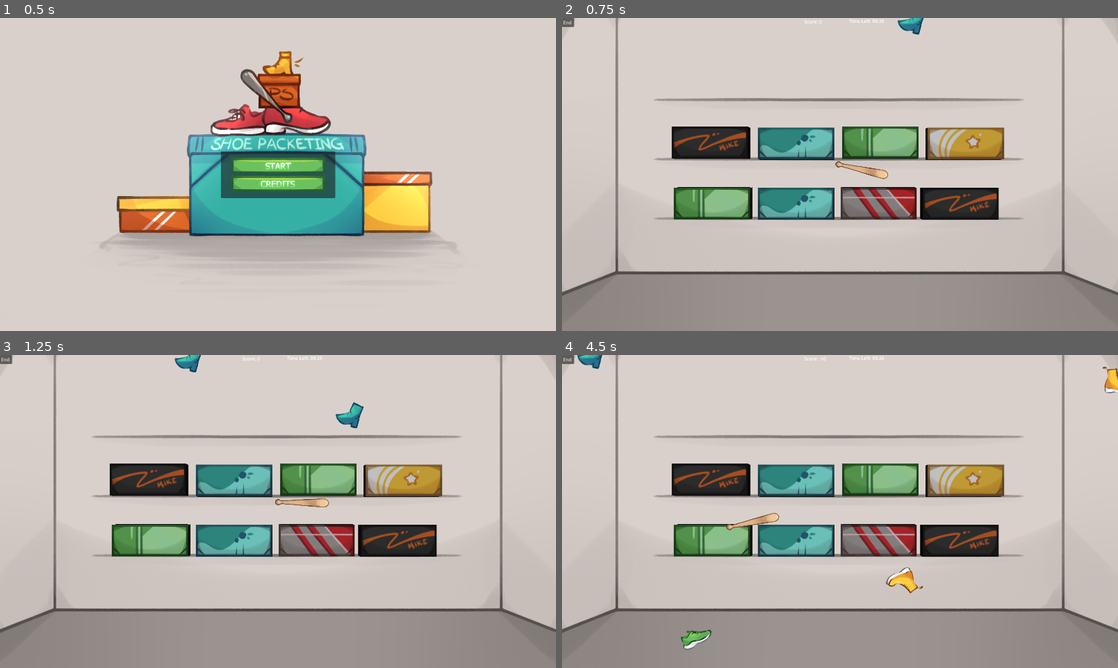
Above: before the commit, frames 1-4 (two rows, left to right).
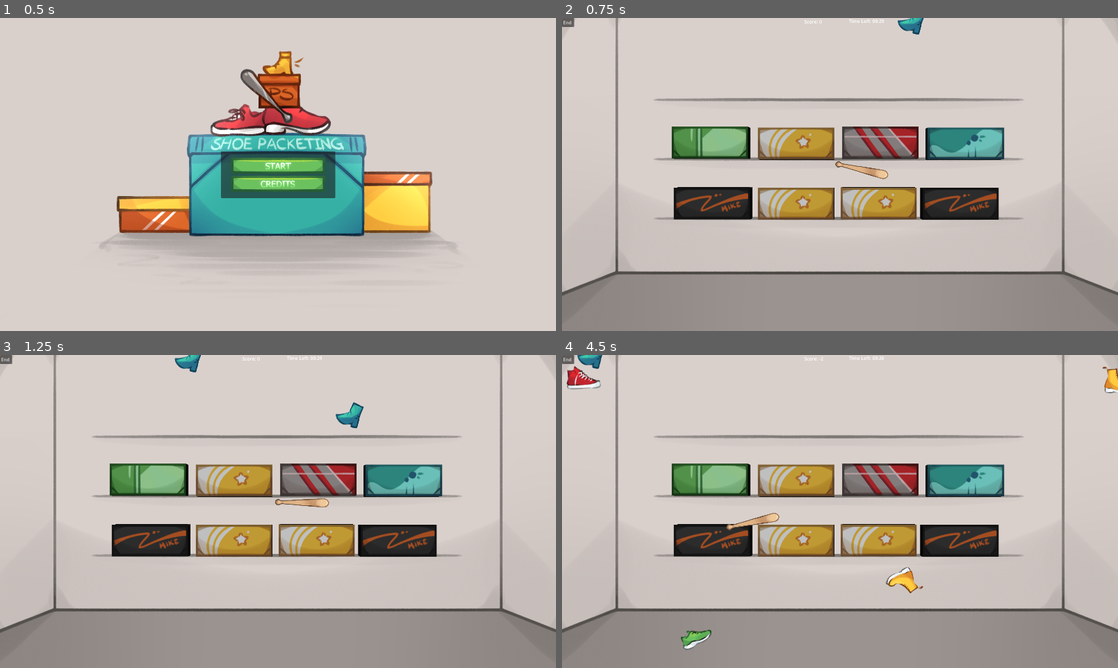
Above: after the commit, the same moments.

Repository: lophtix/winter-game-jam-2024
Game: Godot game, scene res://Scenes/Engine.tscn
Two runs of this game, one before a commit and one after it. Both use one fixed random seed, a clock stepped at 60 frames per second and the inputs below.
Inputs (mouse positions are in pixels of both pictures, inside the frame that each line leads up to):
- Up to frame 1 (0.5 s): no input
- Up to frame 2 (0.75 s): click (840, 165) at 0.5 s
- Up to frame 3 (1.25 s): no input
- Up to frame 4 (4.5 s): click "End" at 1.25 s; click "End" at 2 s; click "End" at 2.75 s; tap Enter at 3.5 s; move the mouse to (962, 495) at 3.52 s; hold Space (Whack) 3.53-4.28 s; click (962, 495) at 3.67 s; move the mouse to (728, 527) at 4.27 s; tap Space (Whack) at 4.35 s; click (728, 527) at 4.42 s

Frame 1 is identical in both runs. In frame 2, 9.8% of the frame differs, in the area x 19-80%, y 34-65%; in frame 3, 9.8%; in frame 4, 10%, in the area x 0-80%, y 0-65%.
Error before the commit: Invalid call to function 'set_type' in base 'Node3D (GameBox)'. Expected 2 arguments. (res://Scripts/Game3D.gd:14)

Commit message:
Score screen fixed (but no buttons)

Diff:
--- a/godot/Scenes/ConveyerBelt.tscn
+++ b/godot/Scenes/ConveyerBelt.tscn
@@ -14,7 +14,7 @@
 
 [sub_resource type="PlaneMesh" id="PlaneMesh_6onos"]
 material = SubResource("StandardMaterial3D_uhken")
-size = Vector2(10, 1)
+size = Vector2(10, 0.8)
 
 [sub_resource type="BoxShape3D" id="BoxShape3D_u745t"]
 size = Vector3(20.1783, 6.10014, 2.04224)
@@ -47,12 +47,13 @@
 skeleton = NodePath("../Floor")
 
 [node name="Conveyor Belt" type="MeshInstance3D" parent="Background"]
-transform = Transform3D(1, 0, 0, 0, 1, 0, 0, 0, 1, 0, 0.446203, 1.21206)
+transform = Transform3D(1, 0, 0, 0, 1, 0, 0, 0, 1, 0, 0.39, 0.887)
 mesh = SubResource("PlaneMesh_6onos")
 skeleton = NodePath("../..")
 
 [node name="SpotLight3D" type="SpotLight3D" parent="."]
 transform = Transform3D(1, 0, 0, 0, 0.381522, 0.92436, 0, -0.92436, 0.381522, 0, 3.69838, 1.84772)
+light_energy = 3.151
 
 [node name="Collider Bottom" type="CollisionShape3D" parent="."]
 transform = Transform3D(1, 0, 0, 0, 1, 0, 0, 0, 1, 0.194927, -2.59535, 1.67191)
--- a/godot/Scenes/Game.tscn
+++ b/godot/Scenes/Game.tscn
@@ -37,7 +37,6 @@
 render_target_update_mode = 4
 
 [node name="Game3D" parent="SubViewportContainer/SubViewport" instance=ExtResource("1_nnerr")]
-offset_spawn = null
 
 [node name="2D World" type="Node2D" parent="." node_paths=PackedStringArray("container")]
 script = ExtResource("1_jw4l1")
--- a/godot/Scenes/ScoreScreen.tscn
+++ b/godot/Scenes/ScoreScreen.tscn
@@ -106,30 +106,30 @@
 text = "- 20"
 horizontal_alignment = 1
 
-[node name="Perfect" type="MarginContainer" parent="Ui/Panel/MarginContainer/HBoxContainer"]
+[node name="Packed" type="MarginContainer" parent="Ui/Panel/MarginContainer/HBoxContainer"]
 layout_mode = 2
 theme_override_constants/margin_left = 20
 theme_override_constants/margin_right = 20
 
-[node name="VBoxContainer" type="VBoxContainer" parent="Ui/Panel/MarginContainer/HBoxContainer/Perfect"]
+[node name="VBoxContainer" type="VBoxContainer" parent="Ui/Panel/MarginContainer/HBoxContainer/Packed"]
 layout_mode = 2
 alignment = 1
 
-[node name="What" type="Label" parent="Ui/Panel/MarginContainer/HBoxContainer/Perfect/VBoxContainer"]
+[node name="What" type="Label" parent="Ui/Panel/MarginContainer/HBoxContainer/Packed/VBoxContainer"]
 layout_mode = 2
-text = "Packed shoes"
+text = "Packed package"
 horizontal_alignment = 1
 vertical_alignment = 1
 
-[node name="Amount" type="Label" parent="Ui/Panel/MarginContainer/HBoxContainer/Perfect/VBoxContainer"]
+[node name="Amount" type="Label" parent="Ui/Panel/MarginContainer/HBoxContainer/Packed/VBoxContainer"]
 layout_mode = 2
-text = "2 x 20
+text = "2 x 100
 "
 horizontal_alignment = 1
 
-[node name="Points" type="Label" parent="Ui/Panel/MarginContainer/HBoxContainer/Perfect/VBoxContainer"]
+[node name="Points" type="Label" parent="Ui/Panel/MarginContainer/HBoxContainer/Packed/VBoxContainer"]
 layout_mode = 2
-text = "20 points"
+text = "200 points"
 horizontal_alignment = 1
 
 [node name="Pair" type="MarginContainer" parent="Ui/Panel/MarginContainer/HBoxContainer"]
@@ -158,28 +158,28 @@
 text = "200 points"
 horizontal_alignment = 1
 
-[node name="Single" type="MarginContainer" parent="Ui/Panel/MarginContainer/HBoxContainer"]
+[node name="Perfect" type="MarginContainer" parent="Ui/Panel/MarginContainer/HBoxContainer"]
 layout_mode = 2
 theme_override_constants/margin_left = 20
 theme_override_constants/margin_right = 20
 
-[node name="VBoxContainer" type="VBoxContainer" parent="Ui/Panel/MarginContainer/HBoxContainer/Single"]
+[node name="VBoxContainer" type="VBoxContainer" parent="Ui/Panel/MarginContainer/HBoxContainer/Perfect"]
 layout_mode = 2
 alignment = 1
 
-[node name="What" type="Label" parent="Ui/Panel/MarginContainer/HBoxContainer/Single/VBoxContainer"]
+[node name="What" type="Label" parent="Ui/Panel/MarginContainer/HBoxContainer/Perfect/VBoxContainer"]
 layout_mode = 2
-text = "Perfect package"
+text = "Perfect shoes"
 horizontal_alignment = 1
 vertical_alignment = 1
 
-[node name="Amount" type="Label" parent="Ui/Panel/MarginContainer/HBoxContainer/Single/VBoxContainer"]
+[node name="Amount" type="Label" parent="Ui/Panel/MarginContainer/HBoxContainer/Perfect/VBoxContainer"]
 layout_mode = 2
-text = "2 x 100
+text = "2 x 20
 "
 horizontal_alignment = 1
 
-[node name="Points" type="Label" parent="Ui/Panel/MarginContainer/HBoxContainer/Single/VBoxContainer"]
+[node name="Points" type="Label" parent="Ui/Panel/MarginContainer/HBoxContainer/Perfect/VBoxContainer"]
 layout_mode = 2
-text = "200 points"
+text = "20 points"
 horizontal_alignment = 1
--- a/godot/Scripts/ActualGame.gd
+++ b/godot/Scripts/ActualGame.gd
@@ -6,7 +6,7 @@
 
 var total_score: int = 0
 
-const dropped_shoes_points : int = -5
+const dropped_shoes_points : int = -1
 var dropped_shoes : int = 0
 
 const packed_shoes_points : int = 20
--- a/godot/Scripts/Engine.gd
+++ b/godot/Scripts/Engine.gd
@@ -33,6 +33,7 @@
 
 	score_screen = scorePacked.instantiate()
 
+	print("Hit")
 	score_screen.update_with_points(game)
 
 	game.queue_free()
--- a/godot/Scripts/Game3D.gd
+++ b/godot/Scripts/Game3D.gd
@@ -11,14 +11,14 @@
 
 func _ready():
 	var shoe_type_values = Shoe.ShoeType.values()
-	$Boxes/Box.set_type(shoe_type_values[randi() % shoe_type_values.size()])
-	$Boxes/Box2.set_type(shoe_type_values[randi() % shoe_type_values.size()])
-	$Boxes/Box3.set_type(shoe_type_values[randi() % shoe_type_values.size()])
-	$Boxes/Box4.set_type(shoe_type_values[randi() % shoe_type_values.size()])
-	$Boxes/Box5.set_type(shoe_type_values[randi() % shoe_type_values.size()])
-	$Boxes/Box6.set_type(shoe_type_values[randi() % shoe_type_values.size()])
-	$Boxes/Box7.set_type(shoe_type_values[randi() % shoe_type_values.size()])
-	$Boxes/Box8.set_type(shoe_type_values[randi() % shoe_type_values.size()])
+	$Boxes/Box.set_type(shoe_type_values[randi() % shoe_type_values.size()], true)
+	$Boxes/Box2.set_type(shoe_type_values[randi() % shoe_type_values.size()], true)
+	$Boxes/Box3.set_type(shoe_type_values[randi() % shoe_type_values.size()], true)
+	$Boxes/Box4.set_type(shoe_type_values[randi() % shoe_type_values.size()], true)
+	$Boxes/Box5.set_type(shoe_type_values[randi() % shoe_type_values.size()], true)
+	$Boxes/Box6.set_type(shoe_type_values[randi() % shoe_type_values.size()], true)
+	$Boxes/Box7.set_type(shoe_type_values[randi() % shoe_type_values.size()], true)
+	$Boxes/Box8.set_type(shoe_type_values[randi() % shoe_type_values.size()], true)
 
 func add_flying_shoe(flying_shoe : FlyingShoe, from : Vector2, to : Vector2, speed):
 	var from_3d = camera.project_position(from, camera.near + offset_spawn)
--- a/godot/Scripts/ScoreScreen.gd
+++ b/godot/Scripts/ScoreScreen.gd
@@ -9,5 +9,18 @@
 func _process(delta):
 	pass
 
+
 func update_with_points(game : ActualGame):
-	pass
+	$Ui/Panel/MarginContainer/HBoxContainer2/Points.text = "%s points" % game.total_score
+
+	$Ui/Panel/MarginContainer/HBoxContainer/Dropped/VBoxContainer/Amount.text = "%s x %s" % [game.dropped_shoes, game.dropped_shoes_points]
+	$Ui/Panel/MarginContainer/HBoxContainer/Dropped/VBoxContainer/Points.text = "%s" % (game.dropped_shoes * game.dropped_shoes_points)
+
+	$Ui/Panel/MarginContainer/HBoxContainer/Perfect/VBoxContainer/Amount.text = "%s x %s" % [game.perfect_shoes, game.perfect_shoes_points]
+	$Ui/Panel/MarginContainer/HBoxContainer/Perfect/VBoxContainer/Points.text = "%s" % (game.perfect_shoes * game.perfect_shoes_points)
+
+	$Ui/Panel/MarginContainer/HBoxContainer/Pair/VBoxContainer/Amount.text = "%s x %s" % [game.paired_shoes, game.paired_shoes_points]
+	$Ui/Panel/MarginContainer/HBoxContainer/Pair/VBoxContainer/Points.text = "%s" % (game.paired_shoes * game.paired_shoes_points)
+
+	$Ui/Panel/MarginContainer/HBoxContainer/Packed/VBoxContainer/Amount.text = "%s x %s" % [game.packed_shoes, game.packed_shoes_points]
+	$Ui/Panel/MarginContainer/HBoxContainer/Packed/VBoxContainer/Points.text = "%s" % (game.packed_shoes * game.packed_shoes_points)
